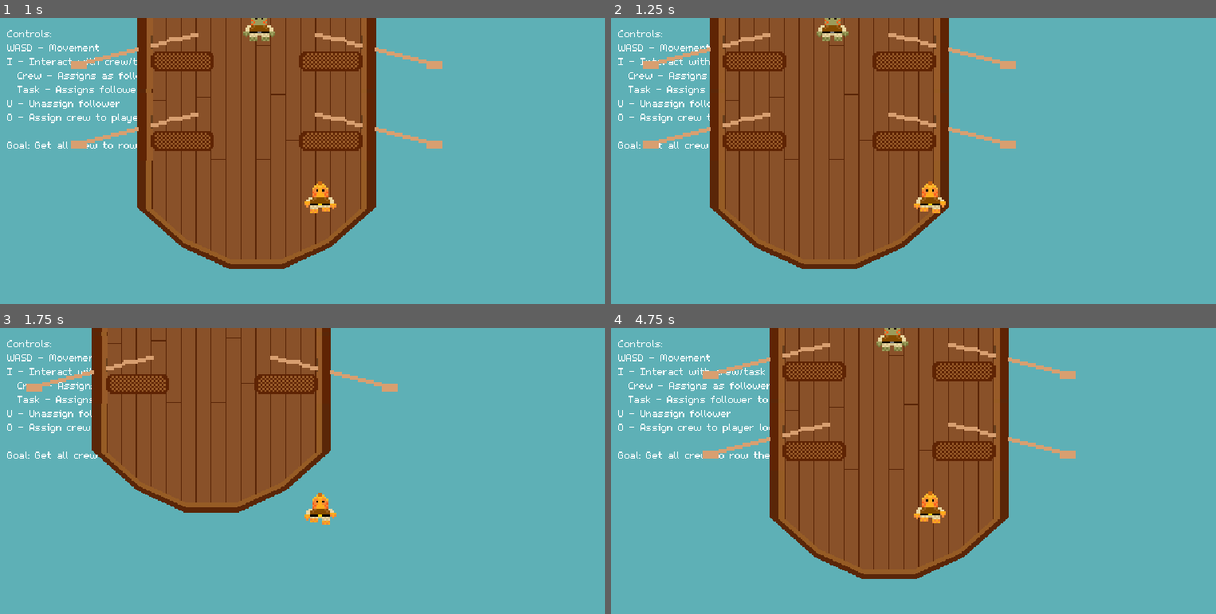
Above: before the commit, frames 1-4 (two rows, left to right).
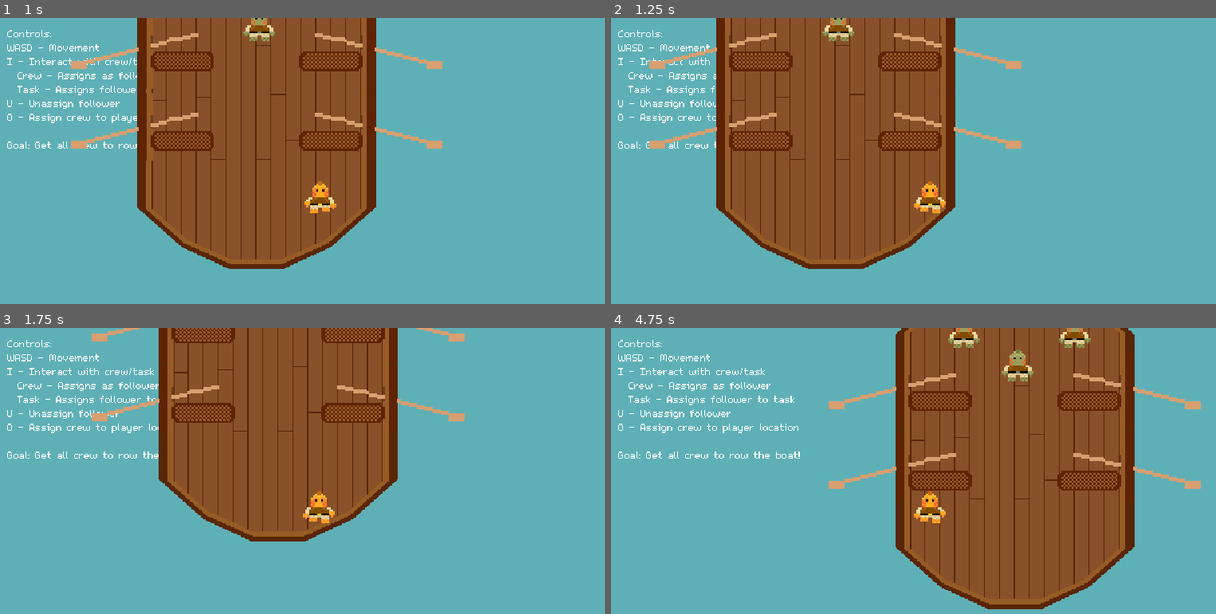
Above: after the commit, the same moments.

Repository: Splashy-Inc/splish-splashisson
Game: Godot game, scene res://Scenes/playground.tscn
The game is run twice, just before and just after one commit, with the same random seed, the same clock (stepped at 60 frames per second) and the same inputs.
Inputs:
- Up to frame 1 (1 s): tap Enter at 0.5 s; hold D (right) from 0.53 s (still down); tap I (interact) at 0.6 s
- Up to frame 2 (1.25 s): keep holding D (right)
- Up to frame 3 (1.75 s): release D (right) at 1.28 s; hold S (down) from 1.28 s (still down); tap O (location) at 1.35 s
- Up to frame 4 (4.75 s): release S (down) at 2.03 s; hold D (right) 2.03-2.78 s; tap I (interact) at 2.1, 3.6 s; hold W (up) 2.78-3.53 s; tap O (location) at 2.85, 4.35 s; hold A (left) from 3.53 s (still down)

Frame 1 is identical in both runs. In frame 2, 10% of the frame differs, in the area x 5-68%, y 0-88%; in frame 3, 21%; in frame 4, 45%, in the area x 15-98%, y 0-99%.

Commit message:
Add collision shapes to bow and stern
Also update the visibility ordering so collision shapes for the boat stay above everything else for now

Diff:
--- a/Scenes/bow.tscn
+++ b/Scenes/bow.tscn
@@ -2,7 +2,13 @@
 
 [ext_resource type="Texture2D" uid="uid://bg62n7s5j2exq" path="res://Art/ShipTiles/ShipBow.png" id="1_45f1j"]
 
-[node name="Bow" type="Node2D"]
+[node name="Bow" type="StaticBody2D"]
+collision_layer = 8
+collision_mask = 0
 
 [node name="Sprite2D" type="Sprite2D" parent="."]
 texture = ExtResource("1_45f1j")
+
+[node name="CollisionPolygon2D" type="CollisionPolygon2D" parent="."]
+z_index = 1
+polygon = PackedVector2Array(-120, 60, -120, 13, -77, -25, -27, -49, 28, -49, 77, -25, 120, 14, 120, 60, 105, 60, 105, 11, 69, -20, 27, -39, -27, -39, -71, -19, -105, 11, -105, 60)
--- a/Scenes/deck.tscn
+++ b/Scenes/deck.tscn
@@ -20,10 +20,12 @@
 texture = ExtResource("1_146gp")
 
 [node name="CollisionShape2D" type="CollisionShape2D" parent="."]
+z_index = 1
 position = Vector2(-113, 0)
 shape = SubResource("RectangleShape2D_pi8fu")
 
 [node name="CollisionShape2D2" type="CollisionShape2D" parent="."]
+z_index = 1
 position = Vector2(112.5, 0)
 shape = SubResource("RectangleShape2D_tyg2r")
 
@@ -34,23 +36,19 @@
 scale = Vector2(-1, 1)
 
 [node name="RowingTask" parent="Tasks/TopLeftSlot" instance=ExtResource("2_lgf02")]
-visible = false
 
 [node name="TopRightSlot" type="Node2D" parent="Tasks"]
 position = Vector2(75, -40)
 
 [node name="RowingTask" parent="Tasks/TopRightSlot" instance=ExtResource("2_lgf02")]
-visible = false
 
 [node name="BottomLeftSlot" type="Node2D" parent="Tasks"]
 position = Vector2(-75, 40)
 scale = Vector2(-1, 1)
 
 [node name="RowingTask" parent="Tasks/BottomLeftSlot" instance=ExtResource("2_lgf02")]
-visible = false
 
 [node name="BottomRightSlot" type="Node2D" parent="Tasks"]
 position = Vector2(75, 40)
 
 [node name="RowingTask" parent="Tasks/BottomRightSlot" instance=ExtResource("2_lgf02")]
-visible = false
--- a/Scenes/stern.tscn
+++ b/Scenes/stern.tscn
@@ -2,7 +2,14 @@
 
 [ext_resource type="Texture2D" uid="uid://ct0gilfhdq48q" path="res://Art/ShipTiles/ShipStern.png" id="1_kfflb"]
 
-[node name="Stern" type="Node2D"]
+[node name="Stern" type="StaticBody2D"]
+collision_layer = 8
+collision_mask = 0
 
 [node name="Sprite2D" type="Sprite2D" parent="."]
 texture = ExtResource("1_kfflb")
+
+[node name="CollisionPolygon2D" type="CollisionPolygon2D" parent="."]
+z_index = 1
+rotation = 3.14159
+polygon = PackedVector2Array(-120, 60, -120, 13, -77, -25, -27, -49, 28, -49, 77, -25, 120, 14, 120, 60, 105, 60, 105, 11, 69, -20, 27, -39, -27, -39, -71, -19, -105, 11, -105, 60)
